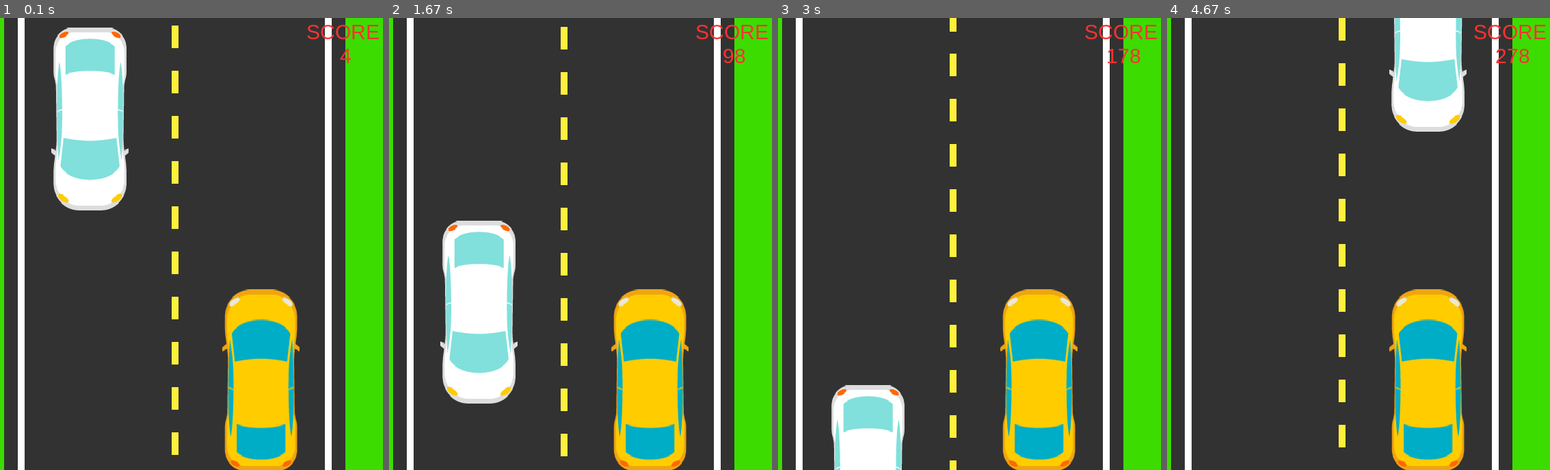
Above: before the commit, frames 1-4 (left to right).
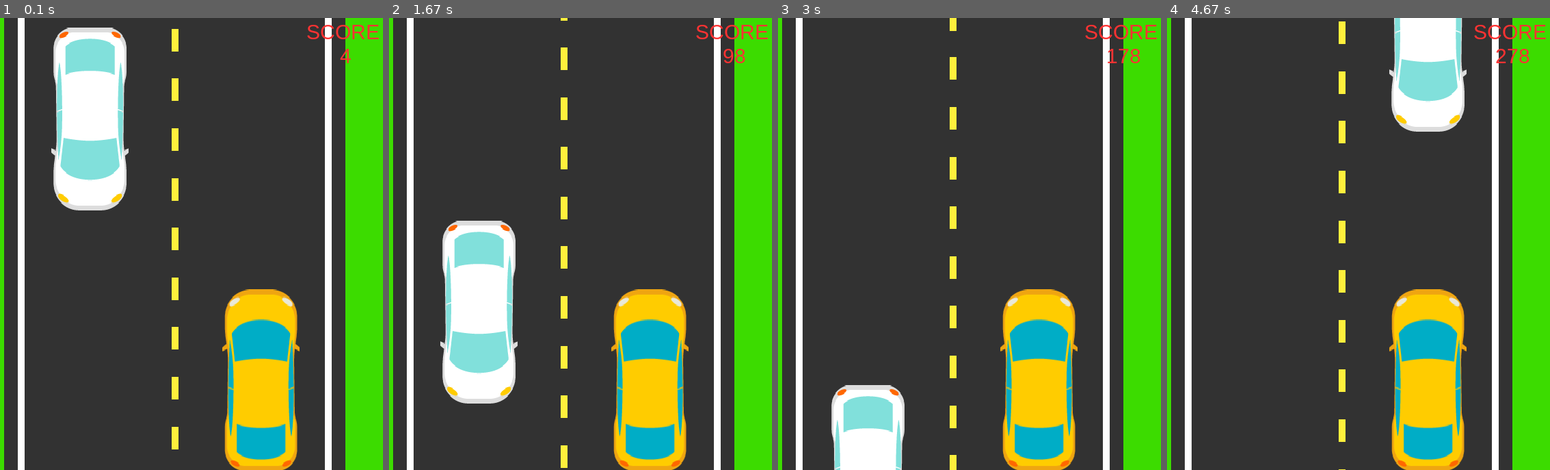
Above: after the commit, the same moments.

Repository: abidurrahman11/Pygame-Racing-Car
Game: pygame game, started from cargame.py
The game is run twice, just before and just after one commit, with the same random seed, the same clock (stepped at 60 frames per second) and the same inputs.
Inputs:
- Up to frame 1 (0.1 s): no input
- Up to frame 2 (1.67 s): tap A at 0.33 s; hold Right 0.67-1.13 s; hold Right 1.17-1.63 s
- Up to frame 3 (3 s): hold Right 1.67-2.2 s; hold Right 2.23-2.63 s; hold Right from 2.67 s (still down)
- Up to frame 4 (4.67 s): release Right at 3.3 s; hold Right 3.33-3.8 s; hold Right 3.83-4.3 s; hold Right from 4.33 s (still down)

The runs differ from the first frame. In frame 1, 1.0% of the frame differs, in the area x 44-47%, y 1-97%; in frame 2, 0.9%; in frame 3, 1.0%; in frame 4, 1.0%, in the area x 44-47%, y 0-100%.

Commit message:
line speed is now dependent on car2 speed, but because of floor-division jumps around when leveling up, so could still be smoother

Diff:
--- a/cargame.py
+++ b/cargame.py
@@ -3,8 +3,7 @@
 from sys import exit as sys_exit
 
 # TODO: Add sound effect, trees graphics
-# TODO: Make the movement of the dashed line
-#       dependent on the speed of the car
+# TODO: Make the movement of the dashed line smoothly transition when level up
 
 pygame.init()
 
@@ -21,6 +20,7 @@
         self.right_lane = self.SCREEN_WIDTH / 2 + self.road_w / 4
         self.left_lane = self.SCREEN_WIDTH / 2 - self.road_w / 4
         self.speed = 3
+        self.speed_factor = self.SCREEN_HEIGHT / 660  # animate enemy vehicle
         self.car_lane = "R"
         self.car2_lane = "L"
 
@@ -87,7 +87,7 @@
             self.event_updater_counter += 1
 
             if (
-                self.event_updater_counter > 30
+                self.event_updater_counter > self.SCREEN_HEIGHT
             ):  # for dashed line it's sufficient to reset
                 self.event_updater_counter = 0
 
@@ -99,14 +99,13 @@
 
             # if score is greater than 5000 then move
             # to a new level and increase the speed of enemy car
-            if self.score % 1000 == 0:
+            if self.score % 100 == 0:
                 self.speed += 0.16
                 self.level += 1
                 print("Level Up!")
 
-            speed_factor = self.SCREEN_HEIGHT / 660  # animate enemy vehicle
             self.car2_loc[1] += (
-                self.speed * speed_factor
+                self.speed * self.speed_factor
             )  # adding speed to change y-axis of car2_loc
 
             # if car2 move & disappear then, changing the location of new car2
@@ -227,18 +226,20 @@
         )
 
         # drawing the yellow dashed line on the center of dark road
-        num_yellow_lines = 11  # 10 + 1 moving in the borders of the screen
+        num_yellow_lines = 11 # 10 + 1 moving in the borders of the screen
         # event_updater_counter is used to move the yellow dashed line
-
         line_positions = [
             (
                 self.SCREEN_WIDTH / 2 - self.roadmark_w / 2,
                 # be careful changing this values, it may cause the lines
                 # to not be drawn correctly
+                # line speed is 75% of car2 speed
                 int(
-                    -2 * self.SCREEN_HEIGHT / 20
+                    (self.SCREEN_HEIGHT / 20
                     + 2 * self.SCREEN_HEIGHT / 20 * num_line
-                    + event_updater_counter / 15 * self.SCREEN_HEIGHT / 20
+                    + self.speed * self.speed_factor * event_updater_counter * 0.75)
+                    % self.SCREEN_HEIGHT / 10 * 11
+                    - self.SCREEN_HEIGHT / 20
                 ),
                 self.roadmark_w,
                 self.SCREEN_HEIGHT / 20,
